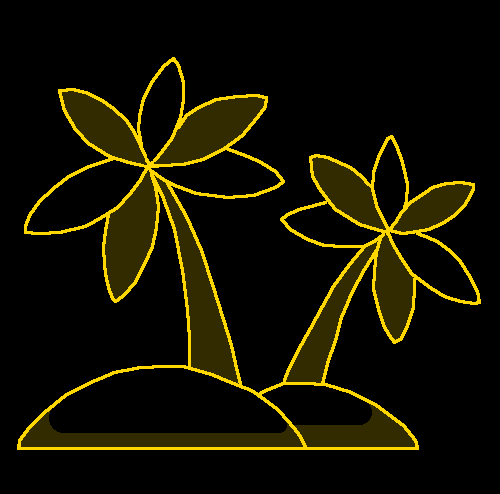
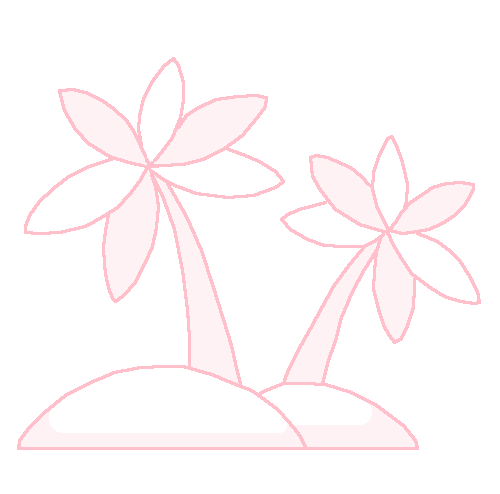
Layer changes from the first (500, 494) image to the second:
hid "Layer 1" over [0, 0, 500, 494]
